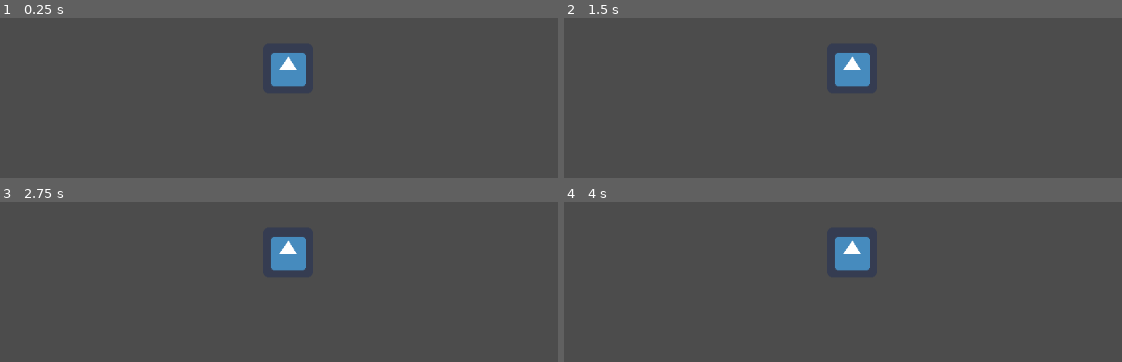
Above: before the commit, frames 1-4 (two rows, left to right).
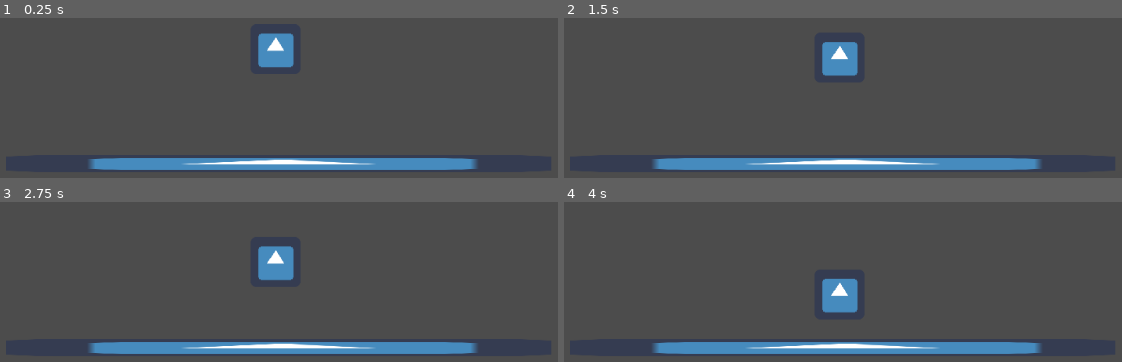
Above: after the commit, the same moments.

Repository: nathanadduci/Embers_of_the_Forgotten
Game: Godot game, scene res://Scenes/Playground.tscn
Same seed, same stepped clock (60 frames per second), same inputs: the game is played once before the commit and once after it. The project has no main scene, so this scene is started directly. The engine's default icon, where the game draws it, is replaced by a stand-in: a white triangle on a blue panel in a dark square.
Inputs:
- Up to frame 1 (0.25 s): no input
- Up to frame 2 (1.5 s): tap Enter at 0.5 s; tap Space at 1.25 s
- Up to frame 3 (2.75 s): no input
- Up to frame 4 (4 s): no input

The runs differ from the first frame. In frame 1, 7.2% of the frame differs, in the area x 15-86%, y 9-95%; in frame 2, 6.9%; in frame 3, 6.9%; in frame 4, 7.9%, in the area x 15-86%, y 21-95%.

Commit message:
Basic Gravity
- Created temporary collision system for movement testing purposes.
- Player is now influenced by gravity, which has been created as an export var and is therefore adjustable in the inspector

Diff:
--- a/Scenes/Playground.tscn
+++ b/Scenes/Playground.tscn
@@ -1,9 +1,35 @@
-[gd_scene load_steps=2 format=2]
+[gd_scene load_steps=5 format=2]
 
 [ext_resource path="res://icon.png" type="Texture" id=1]
+[ext_resource path="res://Scripts/player_movement.gd" type="Script" id=2]
+
+[sub_resource type="RectangleShape2D" id=2]
+extents = Vector2( 322.766, 10 )
+
+[sub_resource type="RectangleShape2D" id=1]
+extents = Vector2( 30.4769, 31.3405 )
 
 [node name="Node2D" type="Node2D"]
 
-[node name="Player" type="Sprite" parent="."]
-position = Vector2( 521, 298 )
+[node name="Ground" type="Sprite" parent="."]
+position = Vector2( 509, 420 )
+scale = Vector2( 10.9063, 0.34375 )
 texture = ExtResource( 1 )
+
+[node name="StaticBody2D" type="StaticBody2D" parent="Ground"]
+
+[node name="CollisionShape2D" type="CollisionShape2D" parent="Ground/StaticBody2D"]
+position = Vector2( 0.450775, 0.298706 )
+scale = Vector2( 0.0916905, 2.90909 )
+shape = SubResource( 2 )
+
+[node name="KinematicBody2D" type="KinematicBody2D" parent="."]
+position = Vector2( 505, 273 )
+script = ExtResource( 2 )
+
+[node name="CollisionShape2D" type="CollisionShape2D" parent="KinematicBody2D"]
+position = Vector2( 0, 0.420441 )
+shape = SubResource( 1 )
+
+[node name="Player" type="Sprite" parent="KinematicBody2D"]
+texture = ExtResource( 1 )
--- a/Scripts/player_movement.gd
+++ b/Scripts/player_movement.gd
@@ -1,9 +1,10 @@
-extends Node
+extends KinematicBody2D
 
 
-# Declare member variables here. Examples:
-# var a = 2
-# var b = "text"
+# Member variables here
+export var playerGravity = 9.81
+var playerVelocity = Vector2()
+var playerDistance
 
 
 # Called when the node enters the scene tree for the first time.
@@ -11,6 +12,11 @@
 	pass # Replace with function body.
 
 
-# Called every frame. 'delta' is the elapsed time since the previous frame.
-#func _process(delta):
-#	pass
+# Called every phys frame. 'delta' is the elapsed time since the previous frame.
+func _physics_process(delta):
+
+	playerVelocity.y += delta * playerGravity
+
+	# distance = velocity * time (right?)
+	playerDistance = playerVelocity * delta
+	move_and_collide(playerDistance)
